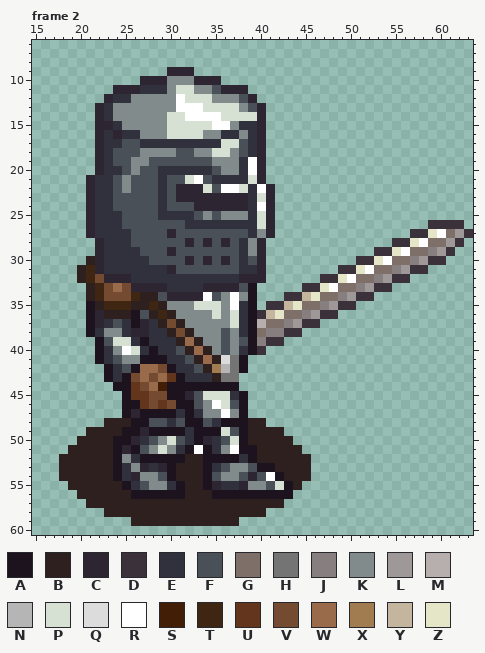
One commit to this animated GIF sprite: public/images/warr-walk-right.gif. The picture above was drawn from the file before the commit.
The file is 64x64 pixels, 8 frames. Colours within 5 levels of each other are drawn and written as one. Shown: frame 2: x 15..63, y 6..60. The old version is drawn lined up with the new one. The commit also changed other frames, which this record leaves out.
Palette (. is transparent): A #1d131e  B #2f2020  C #2e2533  D #3a313a  E #31313e  F #4a5057  G #7e7068  H #747474  J #867e7f  K #818b8b  L #9f9899  M #b7afae  N #b5b5b5  P #d6e1d3  Q #dcdcdc  R #ffffff  S #411e05  T #3e2613  U #62351c  V #744b30  W #996b4a  X #a17c50  Y #c4b59f  Z #e5e6c7
Pixels before, frame 2 (only the part around the change), first column x 15:
44 .........AAUVWSAAAAAAAA...................
45 ..........AUUVVAACFPPPEA..................
46 ..........AAUVUVAAFKRPFA..................
47 ..........ACAAAAEAEKKRKA..................
48 ........BBBAAFFEFAAFEAAABB................
49 ......BBBBAACAAAAEAAAPFABBBB..............
50 .....BBBBAACEFKPFEACEFPABBBBB.............
51 ....BBBBBACAFKPKEARAEKRAABBBBB............
52 ...BBBBBBAKEAAAAABBAAAAEABBBBBB...........
53 ...BBBBBBAEKCECABBBAEFKKFAABBBB...........
54 ...BBBBBBAECKKFABBBAFKKFCFRABBB...........
55 ....BBBBBBAEFKKEABBACEECKKFPAB............
56 .....BBBBBBAAAAAABBBAAAAAAAAA.............
57 ......BBBBBBBBBBBBBBBBBBBBBB..............
58 ........BBBBBBBBBBBBBBBBBB................
59 ...........BBBBBBBBBBBB...................
60 ..........................................
Now the later version:
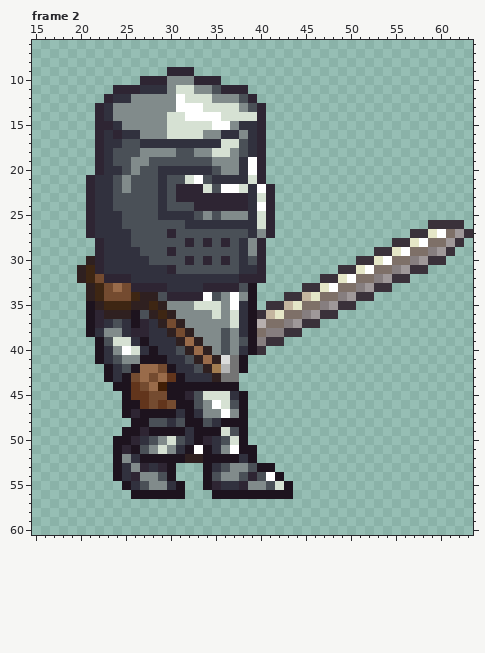
The exact change:
whole drawing moved by +0,+3 (the old picture is shown already moved)
Frame 2:
Colour B is removed in row 48 at x 23 to 25 and 39 to 40; in row 49 at x 21 to 24 and 39 to 42; in row 50 at x 20 to 23 and 39 to 43; in row 51 at x 19 to 23 and 40 to 44; in row 52 at x 18 to 23 and 40 to 45; in row 53 at x 18 to 23, 31 to 33 and 42 to 45.
Colour B is removed in row 54 at x 18 to 23, 31 to 33 and 43 to 45; in row 55 at x 19 to 24, 32 to 33 and 44; in row 56 at x 20 to 25 and 32 to 34; in row 57 at x 21 to 42; in row 58 at x 23 to 40; in row 59 at x 26 to 37.
